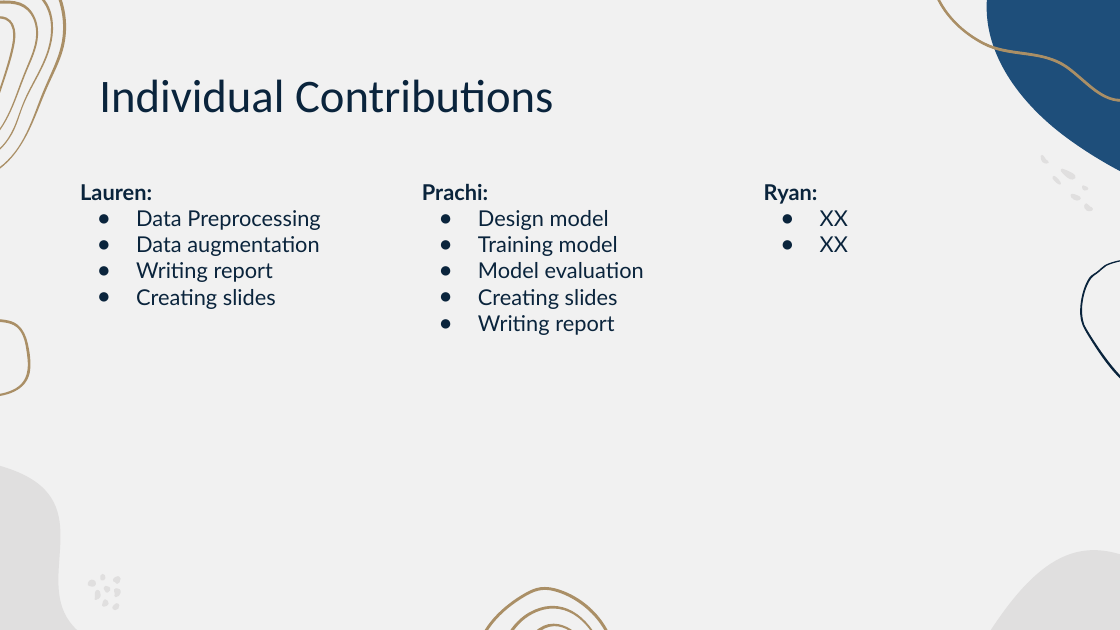
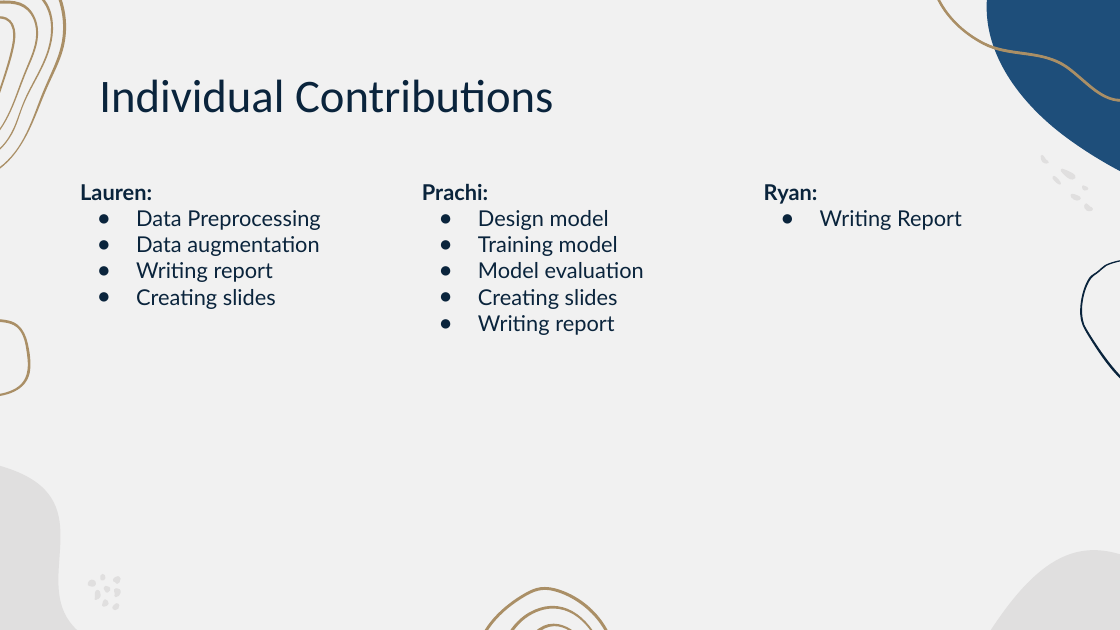
Before and after one commit to ljtaylor99/AAI-521-Final-Project, a slide deck: slide 11 of Final Project Presentation-Team 4.pptx. Drawn at 1120x630 pixels with LibreOffice and Linux fonts; fonts in the diff are those of the drawing. Boxes give left, top, right and bottom in pixels: in the first picture for what was removed or moved away, otherwise in the second. Text is boxed around its words. In the diff, an @@ line names an element or a change of style, - is before the commit and + after.

Commit message:
Add files via upload
Fixing spelling mistakes

```diff
--- a/Final Project Presentation-Team 4.pptx
+++ b/Final Project Presentation-Team 4.pptx
@@ text at (x1=820, y1=210, x2=962, y2=230): text changed @@
-● XX
-● XX
+● Writing Report
```
Also in this commit, not shown: 7 other slides changed.
